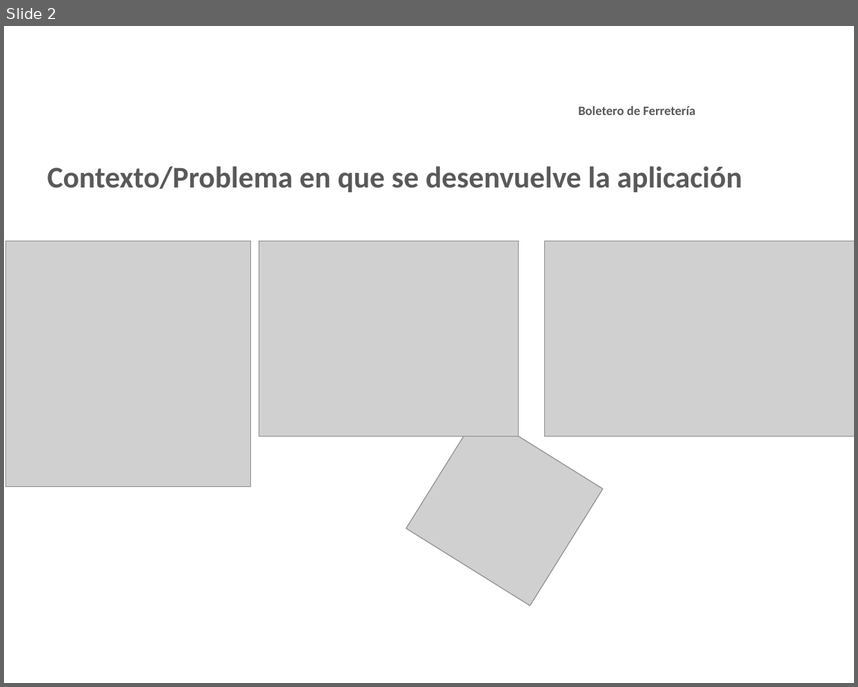
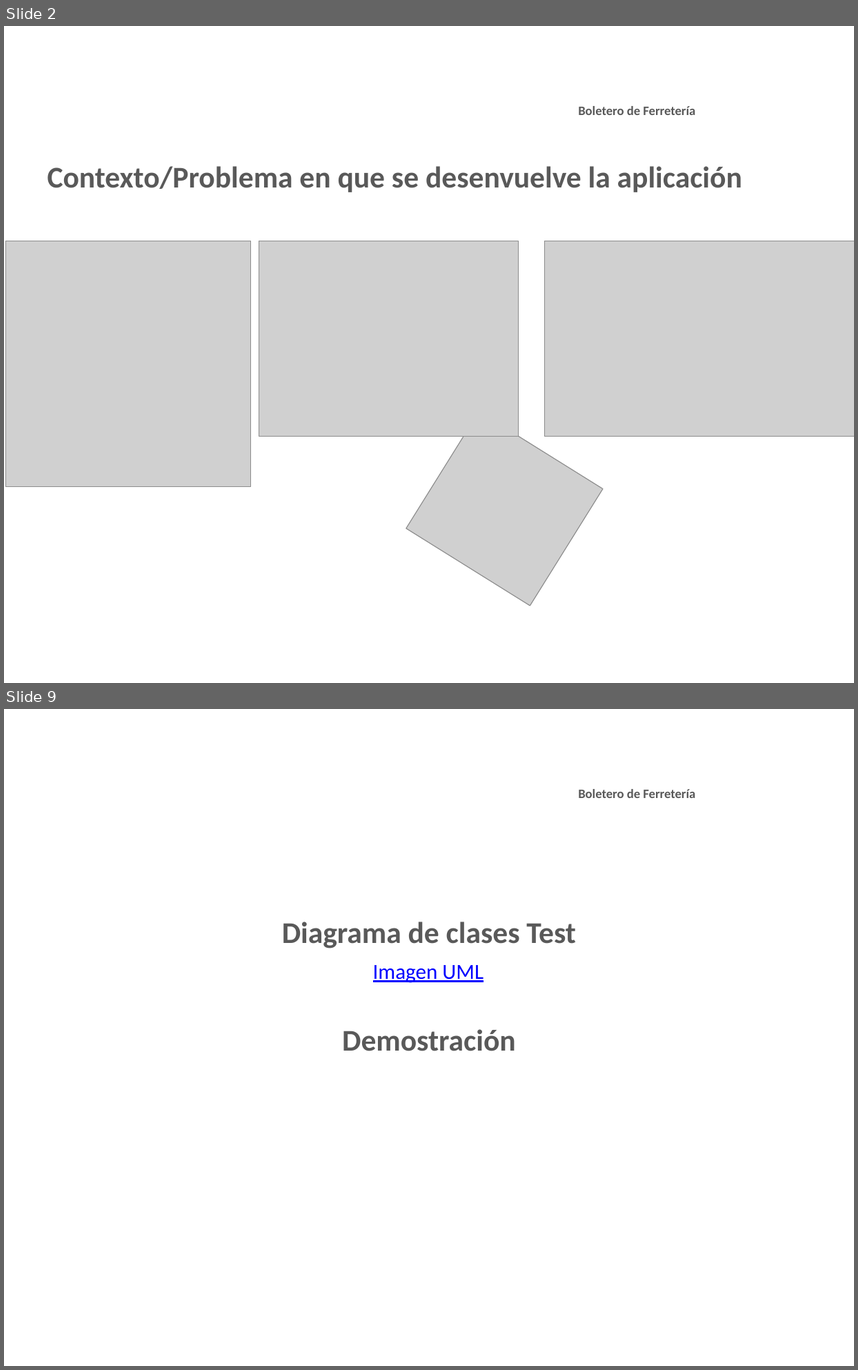
Before and after one commit to jmainhard/ezshop, a slide deck: design/Presentación proyecto.pptx. Shown one above the other, each under a label of ours: slide 2 before the commit, slides 2 and 9 after it; the slides between them are not shown. The pictures are 858x687 and 858x1370 pixels, drawn with LibreOffice and Linux fonts; fonts in the diff are those of the drawing; grey boxes stand for pictures; background and template pictures are left out. Boxes give left, top, right and bottom in pixels: in the first picture for what was removed or moved away, otherwise in the second. Text is boxed around its words. In the diff, an @@ line names an element or a change of style, - is before the commit and + after.

```diff
--- a/design/Presentación proyecto.pptx
+++ b/design/Presentación proyecto.pptx
@@ slide 9 added at [4,709,854,1366], background picture (left out); not listed: 1 template element that a slide beside it also shows @@
@@ text added at [578,789,695,798], 12 pt, text #595959, bold @@
+Boletero de Ferretería
@@ text added at [282,922,576,948], 28 pt, text #595959, bold @@
+Diagrama de clases Test
@@ text added at [373,965,484,983], 20 pt, text #0000FF, underline @@
+Imagen UML
@@ text added at [342,1029,516,1051], 28 pt, text #595959, bold @@
+Demostración
```
Also in this commit, not shown: 2 slides changed, 5 other slides added, 1 other file.
